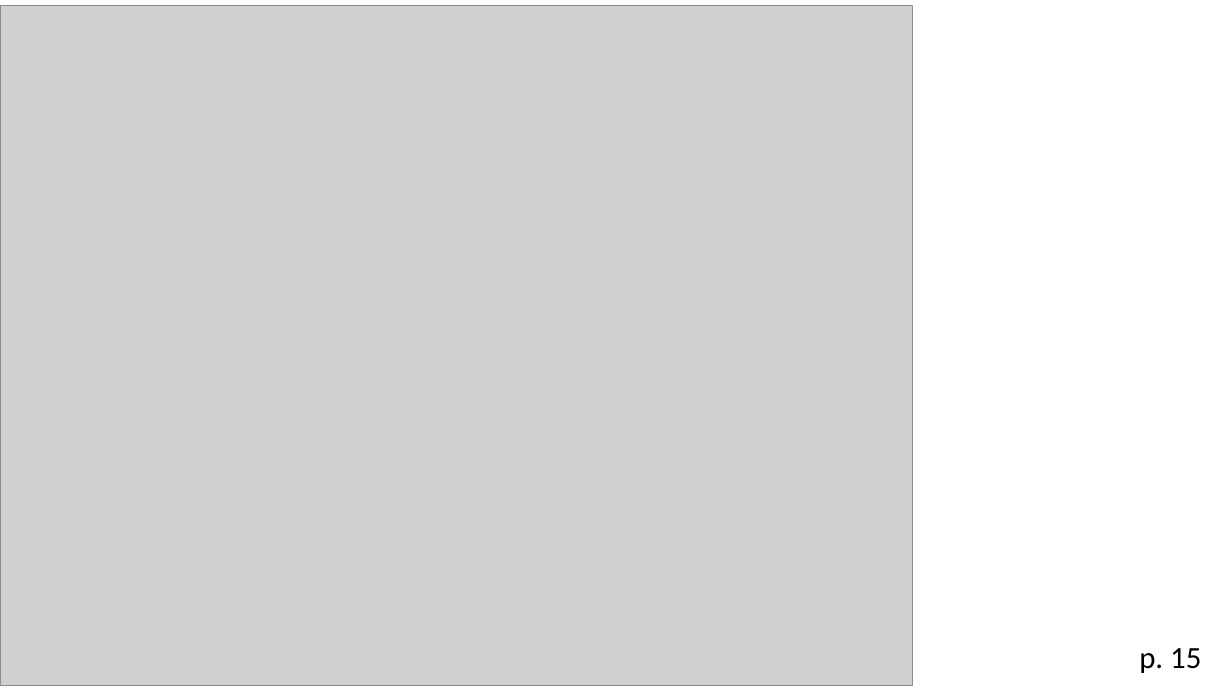
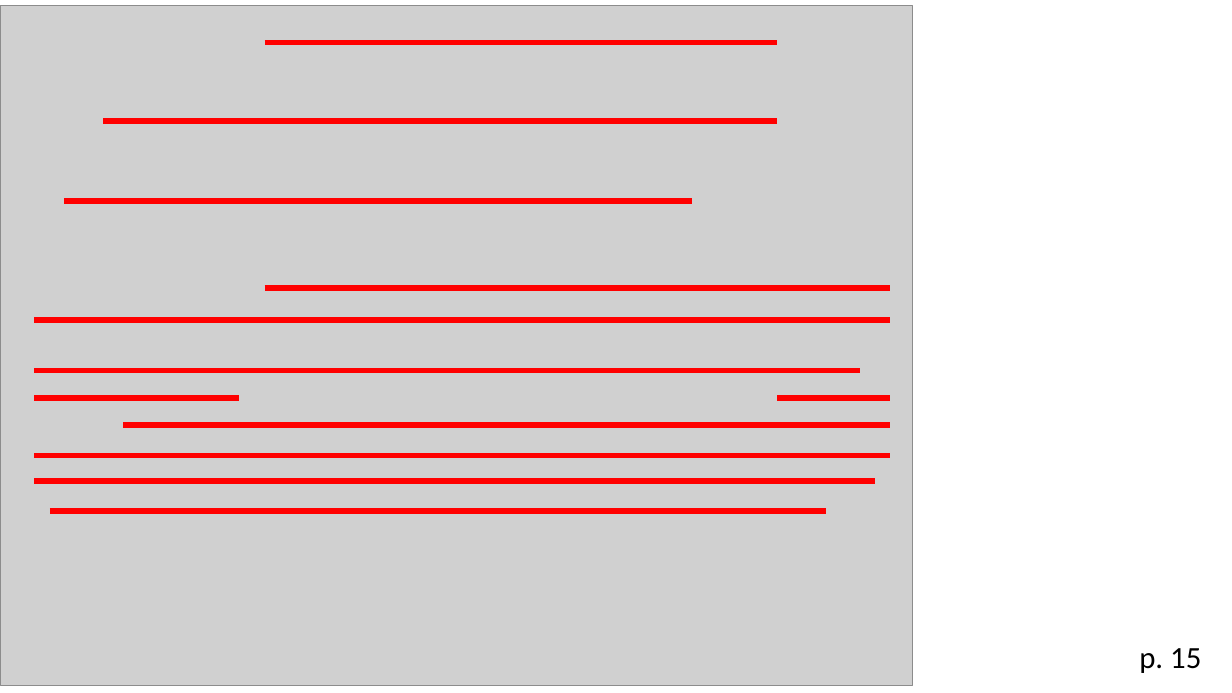
Before and after one commit to zaboltar/ArchaeologyJourney, a slide deck: slide 30 of DigSite/New Arcaism/uarm 2024 2/kant CRP prologo.pptx. Drawn at 1232x693 pixels with LibreOffice and Linux fonts; fonts in the diff are those of the drawing; grey boxes stand for pictures. Boxes give left, top, right and bottom in pixels: in the first picture for what was removed or moved away, otherwise in the second. Text is boxed around its words. In the diff, an @@ line names an element or a change of style, - is before the commit and + after.

```diff
--- a/DigSite/New Arcaism/uarm 2024 2/kant CRP prologo.pptx
+++ b/DigSite/New Arcaism/uarm 2024 2/kant CRP prologo.pptx
@@ line added from (264, 43) to (777, 43), #FF0000 4.5 pt @@
@@ line added from (104, 121) to (777, 121), #FF0000 4.5 pt @@
@@ line added from (65, 201) to (692, 201), #FF0000 4.5 pt @@
@@ line added from (264, 288) to (890, 288), #FF0000 4.5 pt @@
@@ line added from (34, 320) to (890, 320), #FF0000 4.5 pt @@
@@ line added from (65, 320) to (890, 320), #FF0000 4.5 pt @@
@@ line added from (34, 371) to (860, 371), #FF0000 4.5 pt @@
@@ line added from (34, 397) to (239, 397), #FF0000 4.5 pt @@
@@ line added from (777, 397) to (890, 397), #FF0000 4.5 pt @@
@@ line added from (123, 425) to (890, 425), #FF0000 4.5 pt @@
@@ line added from (34, 456) to (890, 456), #FF0000 4.5 pt @@
@@ line added from (34, 482) to (875, 482), #FF0000 4.5 pt @@
@@ line added from (50, 511) to (826, 511), #FF0000 4.5 pt @@
```
Also in this commit, not shown: 12 other slides changed, 7 other files.
